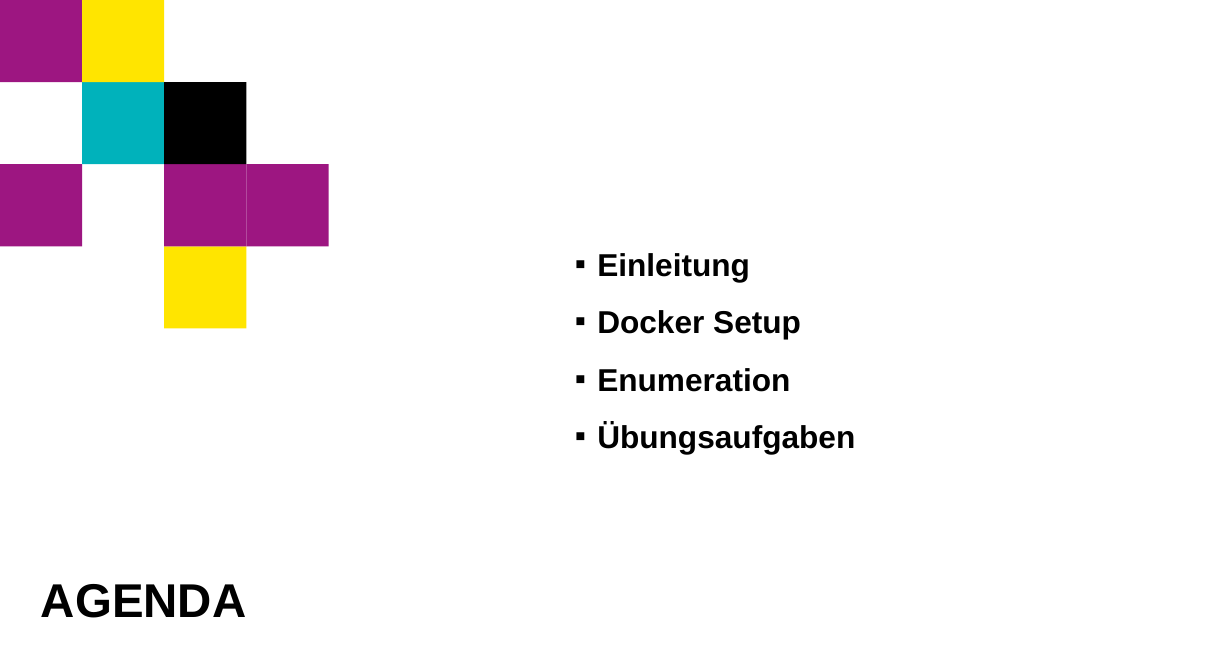
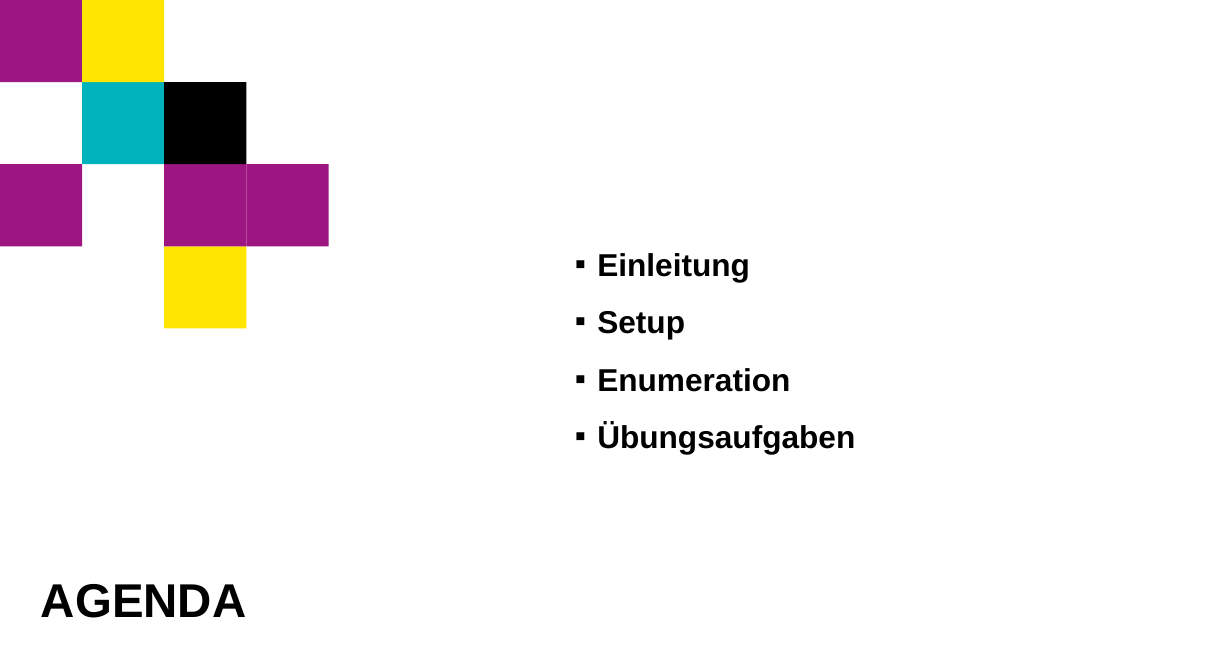
Before and after one commit to hueami/lpe_workshop, a slide deck: slide 2 of Powerpoint.pptx. Drawn at 1232x657 pixels with LibreOffice and Linux fonts; fonts in the diff are those of the drawing; background and template pictures are left out. Boxes give left, top, right and bottom in pixels: in the first picture for what was removed or moved away, otherwise in the second. Text is boxed around its words. In the diff, an @@ line names an element or a change of style, - is before the commit and + after.

```diff
--- a/Powerpoint.pptx
+++ b/Powerpoint.pptx
@@ text at box(597, 311, 685, 339): text changed @@
-▪ Docker Setup
+▪ Setup
```
Also in this commit, not shown: 15 other slides changed, 1 slide added, 2 slides removed.
